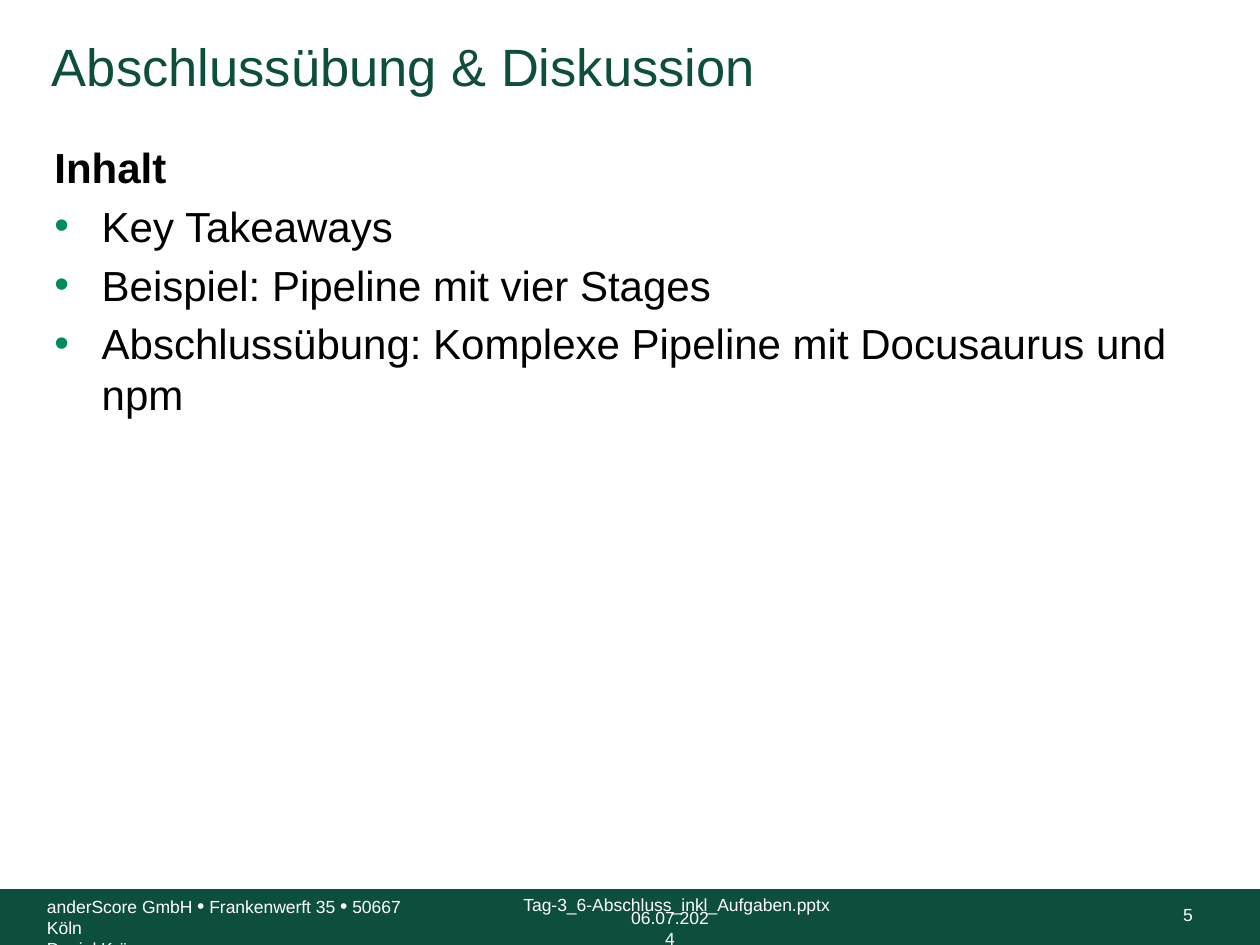
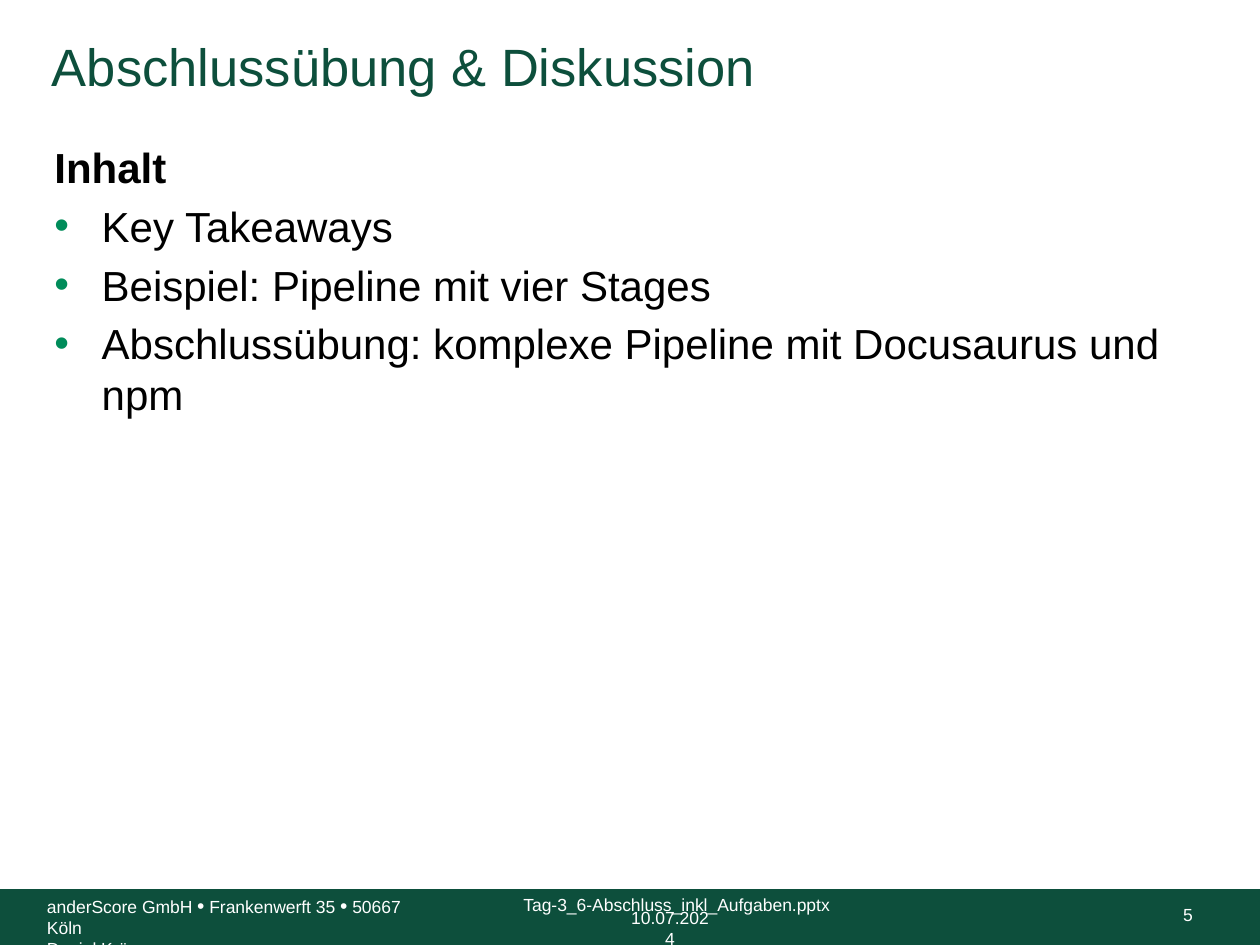
Before and after one commit to anderscore-gmbh/gitlab, a slide deck: slide 5 of slides/Tag-3_6-Abschluss_inkl_Aufgaben.pptx. Drawn at 1260x945 pixels with LibreOffice and Linux fonts; fonts in the diff are those of the drawing; background and template pictures are left out. Boxes give left, top, right and bottom in pixels: in the first picture for what was removed or moved away, otherwise in the second. Text is boxed around its words. In the diff, an @@ line names an element or a change of style, - is before the commit and + after.

```diff
--- a/slides/Tag-3_6-Abschluss_inkl_Aufgaben.pptx
+++ b/slides/Tag-3_6-Abschluss_inkl_Aufgaben.pptx
@@ text at (102,328,1159,418): text changed @@
-• Abschlussübung: Komplexe Pipeline mit Docusaurus und npm
+• Abschlussübung: komplexe Pipeline mit Docusaurus und npm
@@ text at (631,911,709,924): text changed @@
-06.07.2024
+10.07.2024
```
Also in this commit, not shown: 19 other slides changed, 5 other files.
